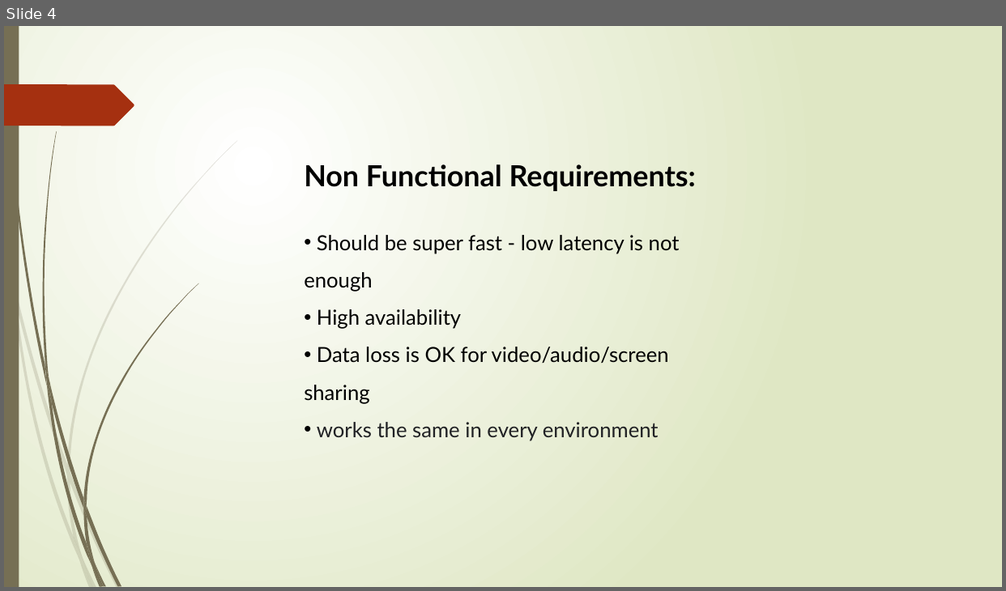
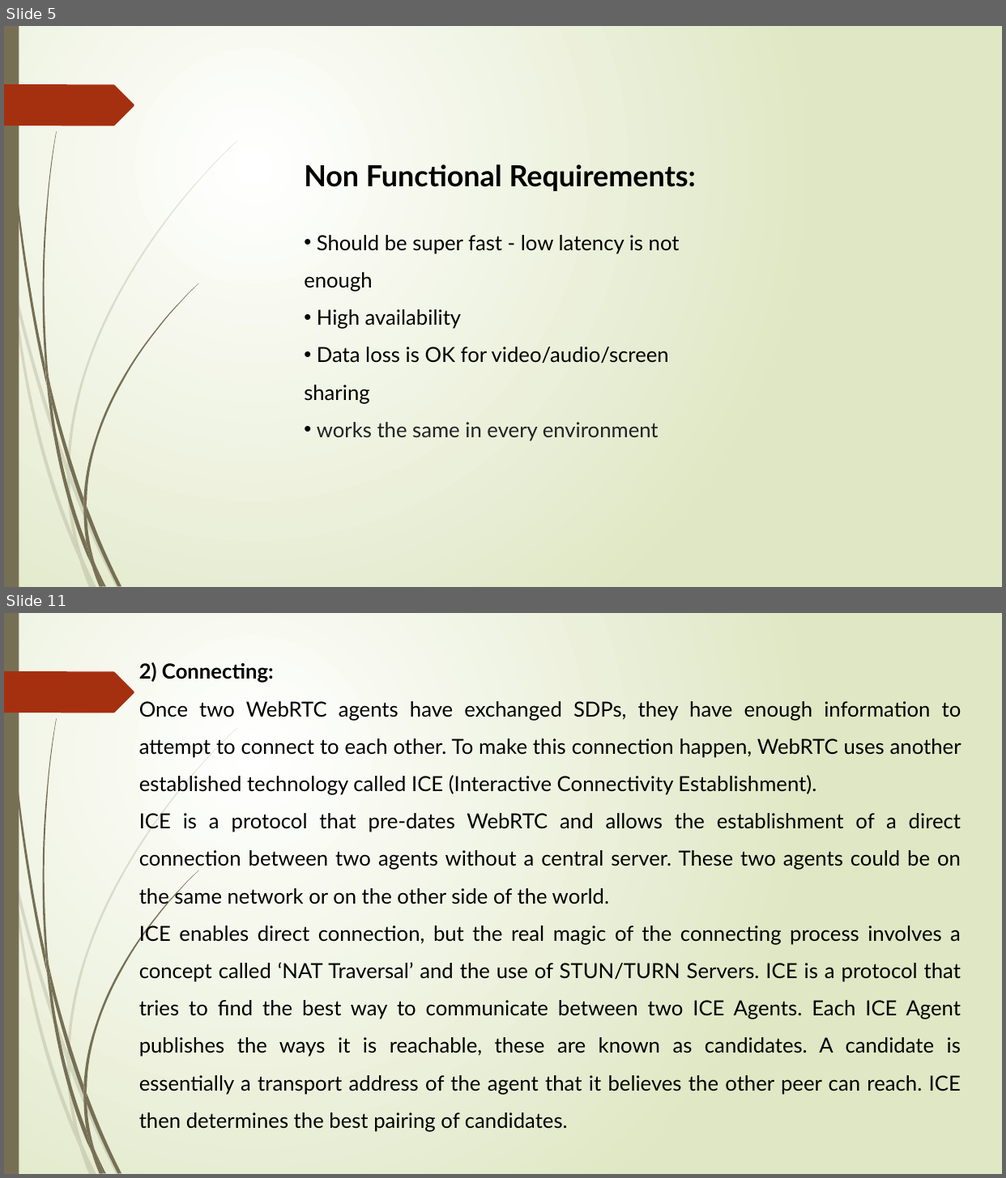
Before and after one commit to ShubhamOulkar/Video-Conferencing-Web-App, a slide deck: report_folder/detail_project_report.pptx. Shown one above the other, each under a label of ours: slide 4 before the commit, slides 5 and 11 after it; the slides between them are not shown. The pictures are 1006x591 and 1006x1178 pixels, drawn with LibreOffice and Linux fonts; fonts in the diff are those of the drawing. Boxes give left, top, right and bottom in pixels: in the first picture for what was removed or moved away, otherwise in the second. Text is boxed around its words. In the diff, an @@ line names an element or a change of style, - is before the commit and + after.

```diff
--- a/report_folder/detail_project_report.pptx
+++ b/report_folder/detail_project_report.pptx
@@ slide 11 added at [4,613,1002,1174], background gradient #FFFFFF to #DFE8C4; not listed: 24 template elements that a slide beside it also shows @@
@@ text added at [139,662,961,1132], 20 pt, text #000000 @@
+2) Connecting:
+Once two WebRTC agents have exchanged SDPs, they have enough information to attempt to connect to each other. To make this connection happen, WebRTC uses another established technology called ICE (Interactive Connectivity Establishment).
+ICE is a protocol that pre-dates WebRTC and allows the establishment of a direct connection between two agents without a central server. These two agents could be on the same network or on the other side of the world.
+ICE enables direct connection, but the real magic of the connecting process involves a concept called ‘NAT Traversal’ and the use of STUN/TURN Servers. ICE is a protocol that tries to find the best way to communicate between two ICE Agents. Each ICE Agent publishes the ways it is reachable, these are known as candidates. A candidate is essentially a transport address of the agent that it believes the other peer can reach. ICE then determines the best pairing of candidates.
@@ what was slide 4 is now slide 5 @@
```
Also in this commit, not shown: 4 slides changed, 8 other slides added, 4 slides removed, 30 other files.
